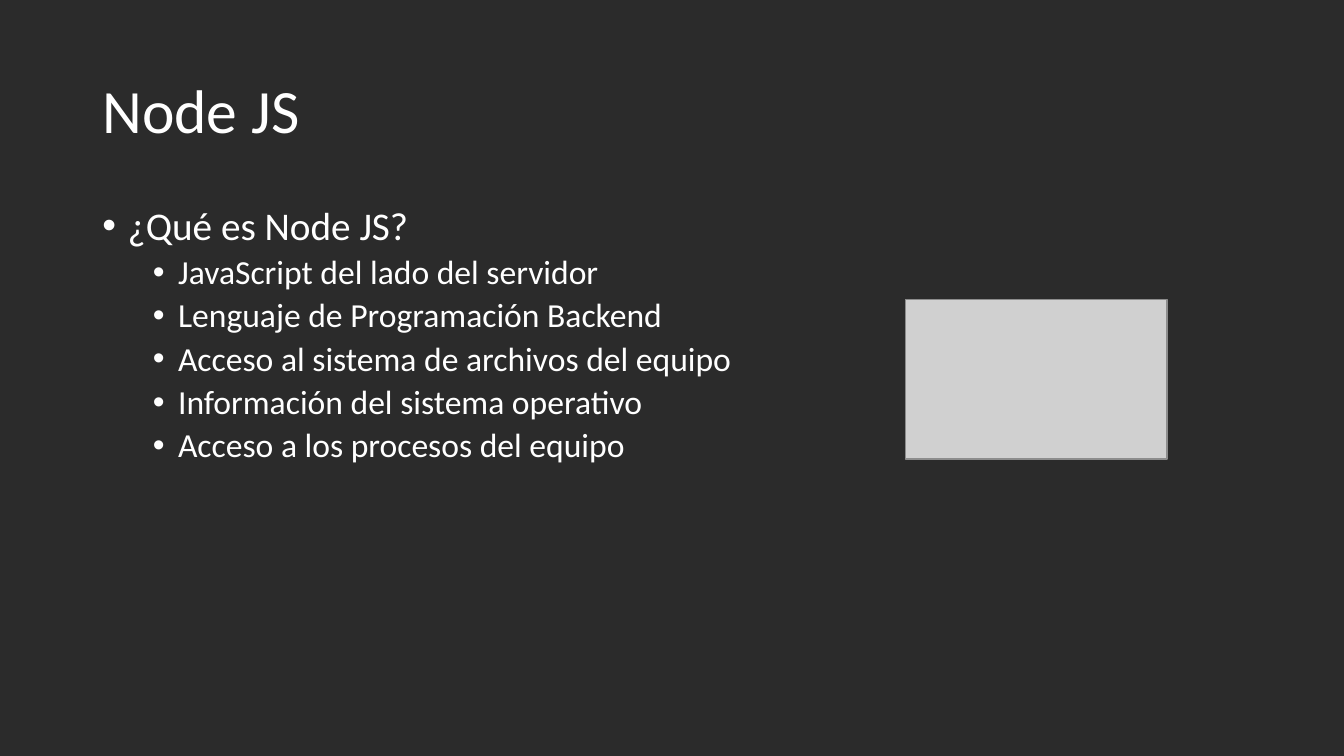
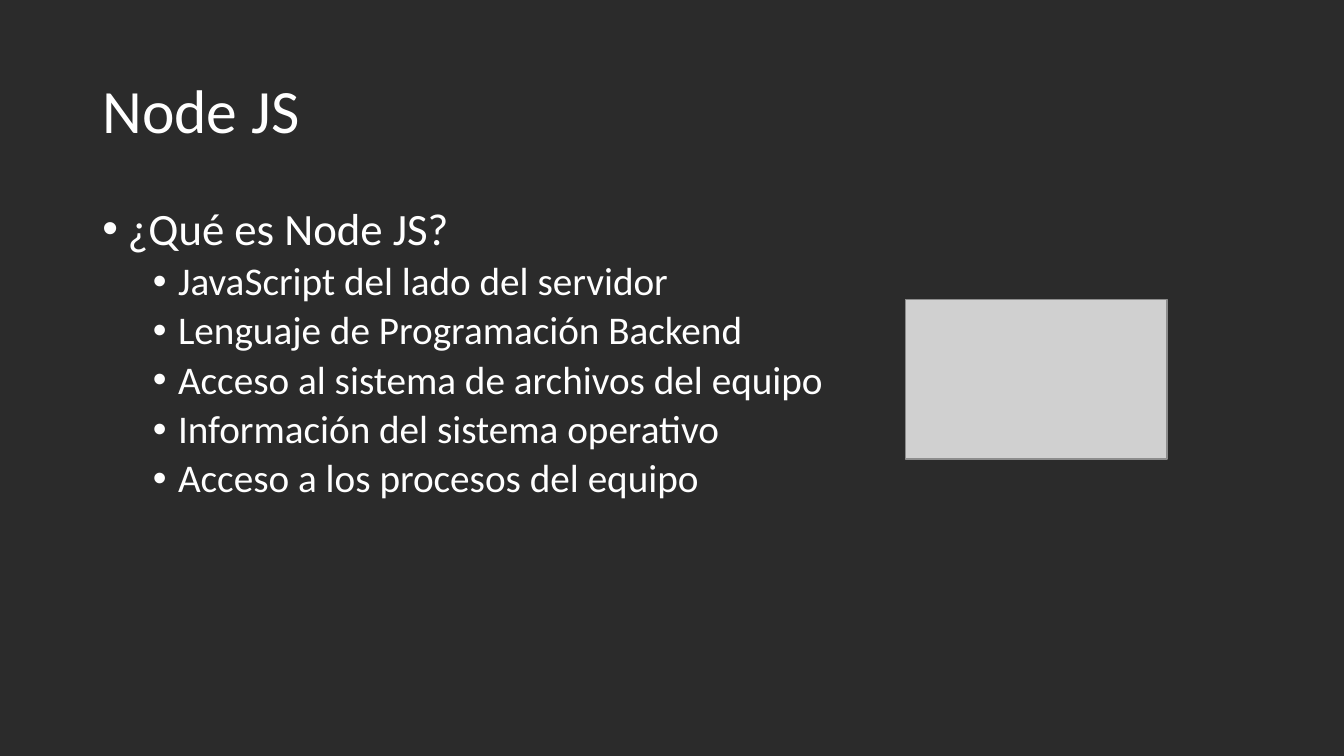
Before and after one commit to chmorcue/GLPPB_2021, a slide deck: slide 2 of Presentación1.pptx (slide 3 before the commit). Drawn at 1344x756 pixels with LibreOffice and Linux fonts; fonts in the diff are those of the drawing; grey boxes stand for pictures; background and template pictures are left out; a plain dark background stands for a picture behind light text. Boxes give left, top, right and bottom in pixels: in the first picture for what was removed or moved away, otherwise in the second. Text is boxed around its words. In the diff, an @@ line names an element or a change of style, - is before the commit and + after.

```diff
--- a/Presentación1.pptx
+++ b/Presentación1.pptx
@@ text "¿Qué es Node JS?" at [128,214,823,499]: size 28 to 32 pt in "¿Qué es Node JS?"; size 24 to 28 pt @@
```
Also in this commit, not shown: 1 other slide changed, 4 slides added, 2 slides removed.
